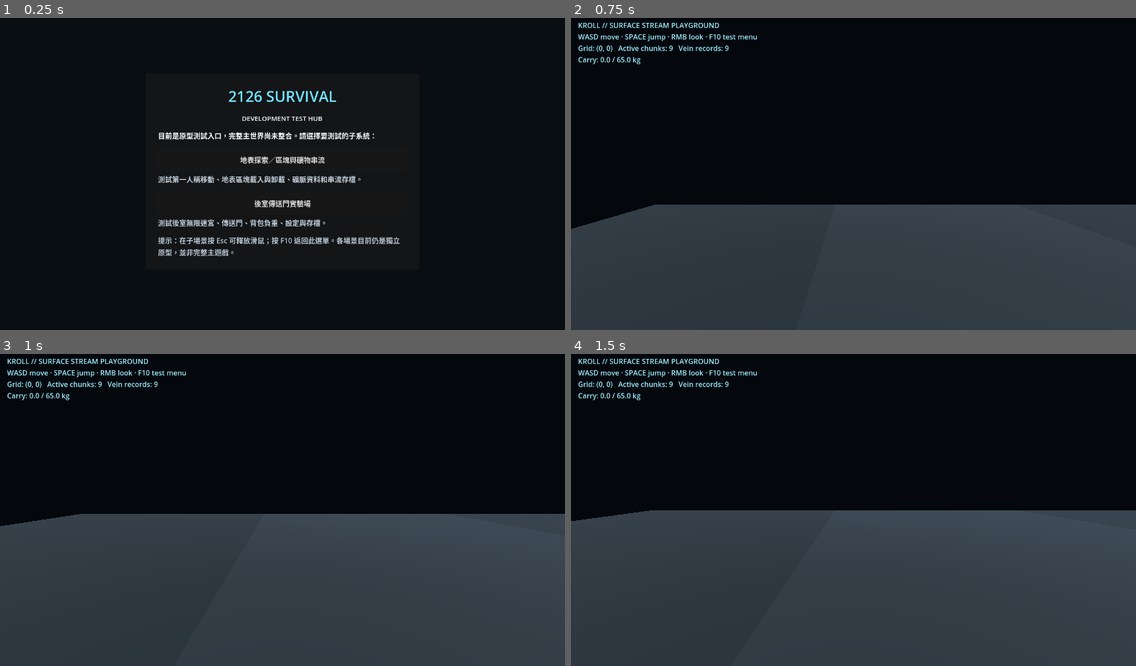
Above: before the commit, frames 1-4 (two rows, left to right).
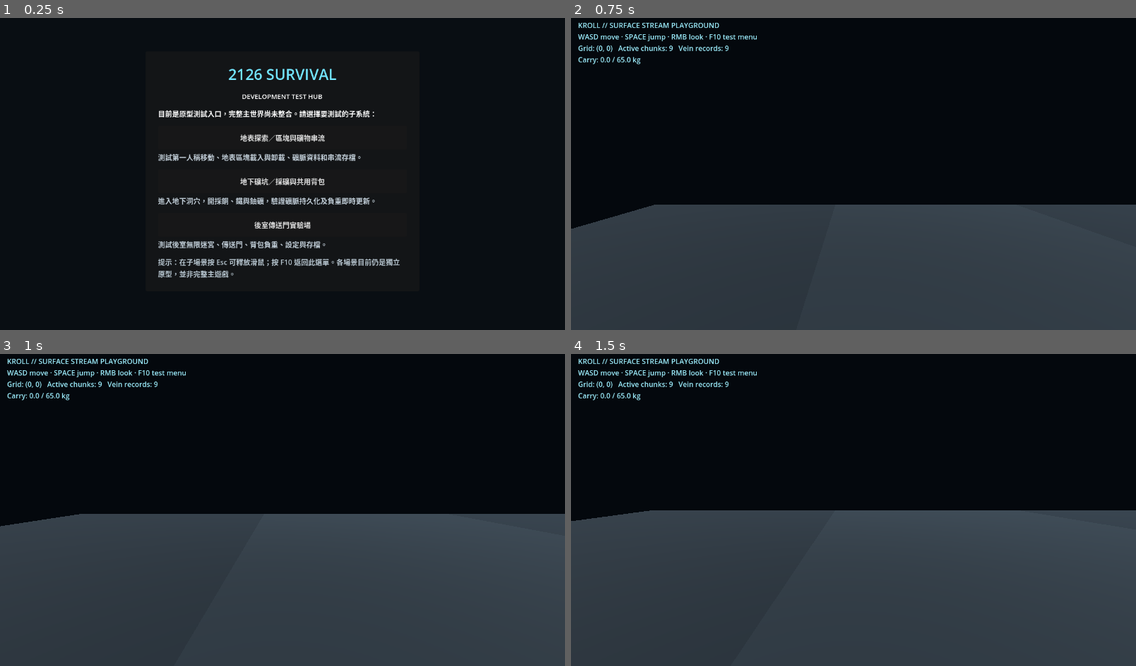
Above: after the commit, the same moments.

Repository: qaqp980520-prog/2126-Survival
Game: Godot game, scene res://prototypes/SurvivalTestHub.tscn
The game is run twice, just before and just after one commit, with the same random seed, the same clock (stepped at 60 frames per second) and the same inputs.
Inputs (mouse positions are in pixels of both pictures, inside the frame that each line leads up to):
- Up to frame 1 (0.25 s): no input
- Up to frame 2 (0.75 s): click "地表探索／區塊與礦物串流" at 0.5 s
- Up to frame 3 (1 s): no input
- Up to frame 4 (1.5 s): tap Enter at 1.25 s; move the mouse to (977, 491) at 1.27 s; hold Right from 1.28 s (still down); tap F at 1.35 s; click (977, 491) at 1.42 s

The runs differ from the first frame. In frame 1, 6.4% of the frame differs, in the area x 28-71%, y 16-84%; in frame 2, nothing differs; in frame 3, nothing differs; in frame 4, nothing differs.

Commit message:
Run 22: add underground mining entry to test hub

Diff:
--- a/prototypes/SurvivalTestHub.gd
+++ b/prototypes/SurvivalTestHub.gd
@@ -2,6 +2,7 @@
 
 const SURFACE_SCENE := "res://prototypes/SurfaceChunkStreamingPlayground.tscn"
 const BACKROOMS_SCENE := "res://prototypes/BackroomsPortalPlayground.tscn"
+const UNDERGROUND_SCENE := "res://prototypes/UndergroundMiningPlayground.tscn"
 
 var status_label: Label
 
@@ -59,6 +60,12 @@
 	)
 	_add_scene_button(
 		column,
+		"地下礦坑／採礦與共用背包",
+		"進入地下洞穴，開採銅、鐵與鈾礦，驗證礦脈持久化及負重即時更新。",
+		UNDERGROUND_SCENE
+	)
+	_add_scene_button(
+		column,
 		"後室傳送門實驗場",
 		"測試後室無限迷宮、傳送門、背包負重、設定與存檔。",
 		BACKROOMS_SCENE
